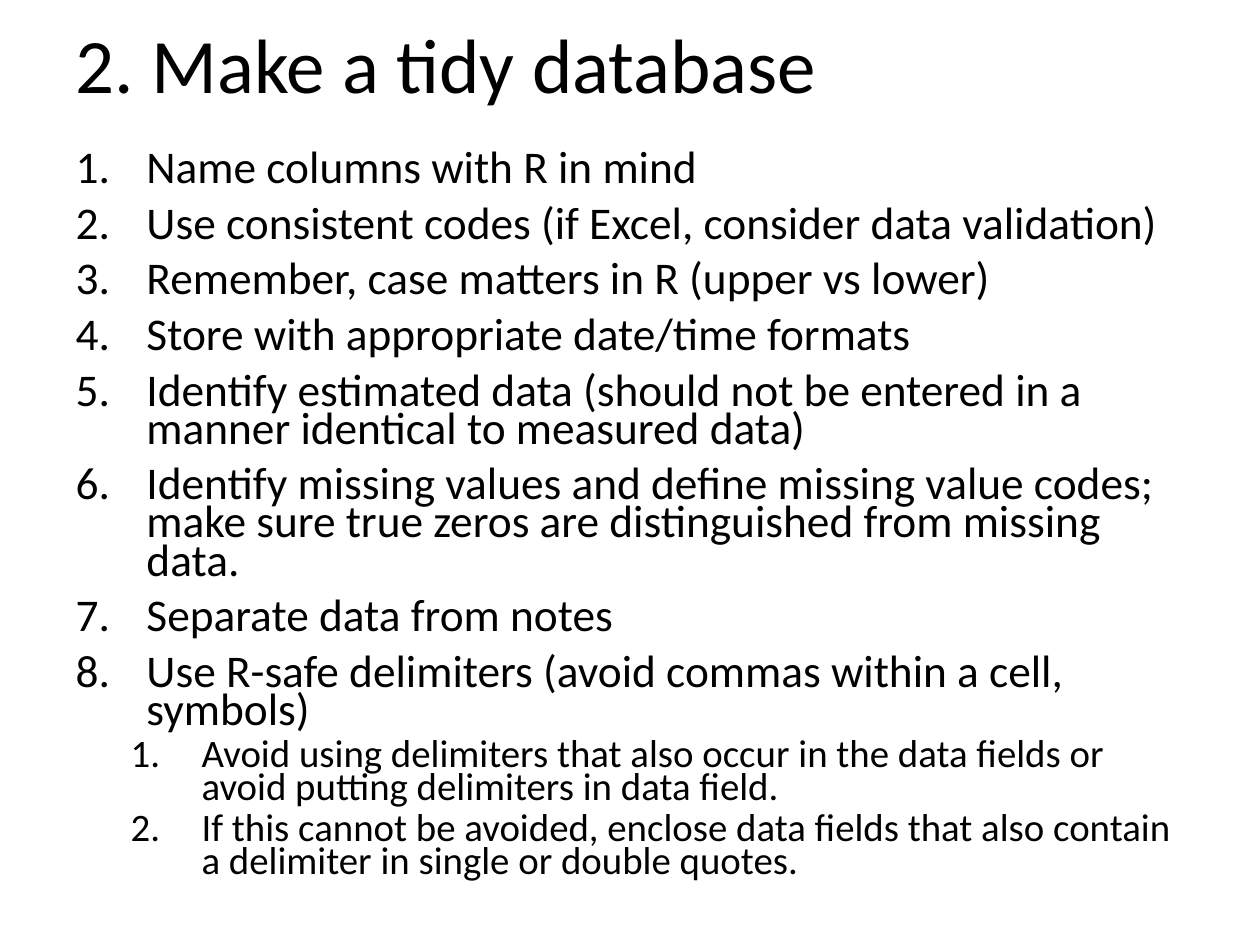
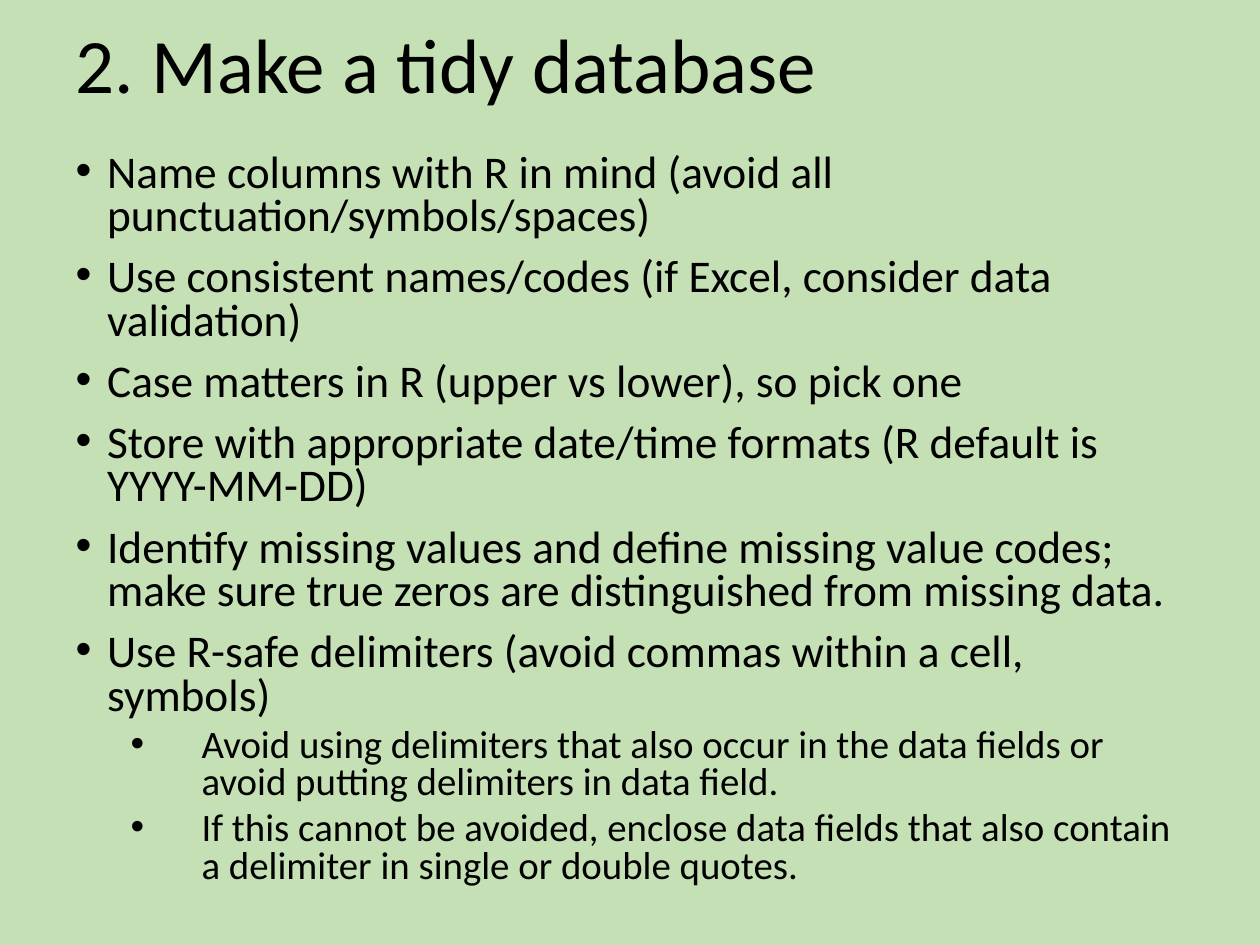
Before and after one commit to EEOB590A-Data-Science-in-R-Fall2021/CourseMaterials, a slide deck: slide 9 of 2. Data Management/Wk4 - Datasheets and Coding with Style.pptx (slide 7 before the commit). Drawn at 1260x945 pixels with LibreOffice and Linux fonts; fonts in the diff are those of the drawing. Boxes give left, top, right and bottom in pixels: in the first picture for what was removed or moved away, otherwise in the second. Text is boxed around its words. In the diff, an @@ line names an element or a change of style, - is before the commit and + after.

```diff
--- a/2. Data Management/Wk4 - Datasheets and Coding with Style.pptx
+++ b/2. Data Management/Wk4 - Datasheets and Coding with Style.pptx
@@ background #FFFFFF to #C5E0B4 @@
@@ text at <box>107,155,1098,507</box>: text changed @@
-1. Name columns with R in mind
-2. Use consistent codes (if Excel, consider data validation)
-3. Remember, case matters in R (upper vs lower)
-4. Store with appropriate date/time formats
-5. Identify estimated data (should not be entered in a manner identical to measured data)
+• Name columns with R in mind (avoid all punctuation/symbols/spaces)
+• Use consistent names/codes (if Excel, consider data validation)
+• Case matters in R (upper vs lower), so pick one
+• Store with appropriate date/time formats (R default is YYYY-MM-DD)
@@ text at <box>107,531,1170,886</box>: bullet 1. to •; line spacing 0.7 to 0.8 @@
@@ text at <box>146,599,613,639</box>: paragraph removed @@
-7. Separate data from notes
```
Also in this commit, not shown: 10 other slides changed, 7 slides added, 6 other files.
